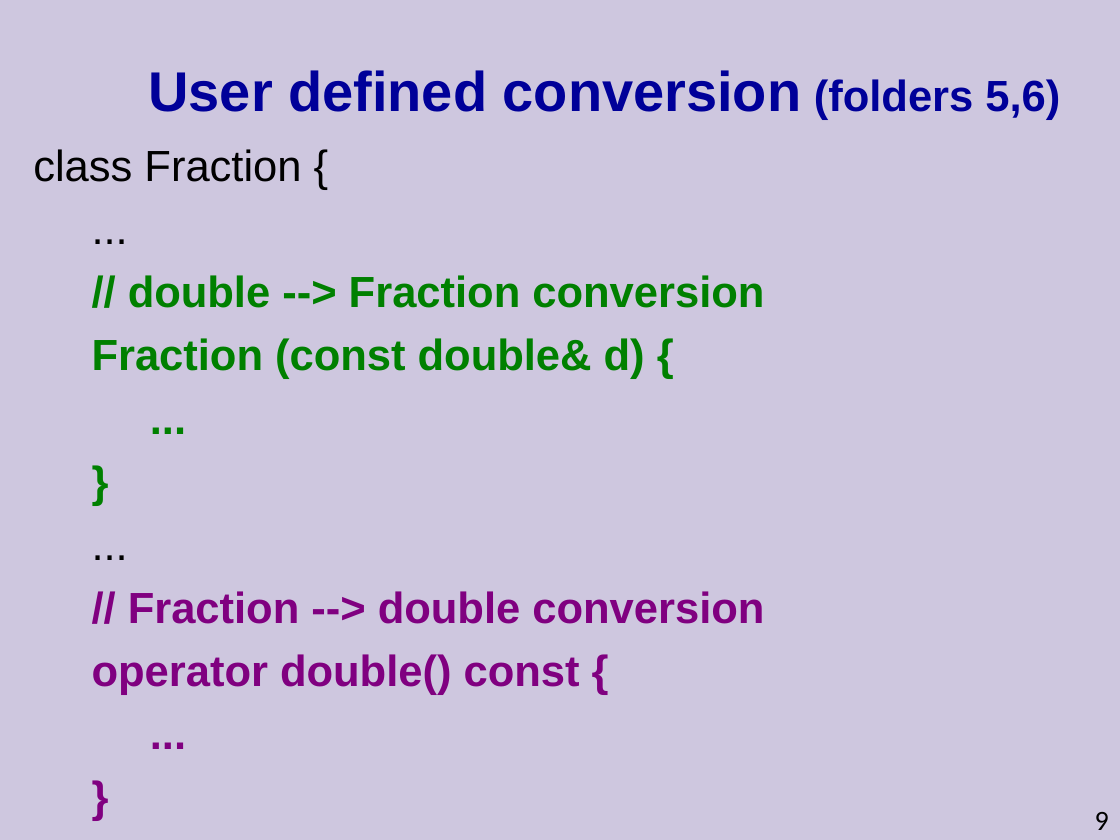
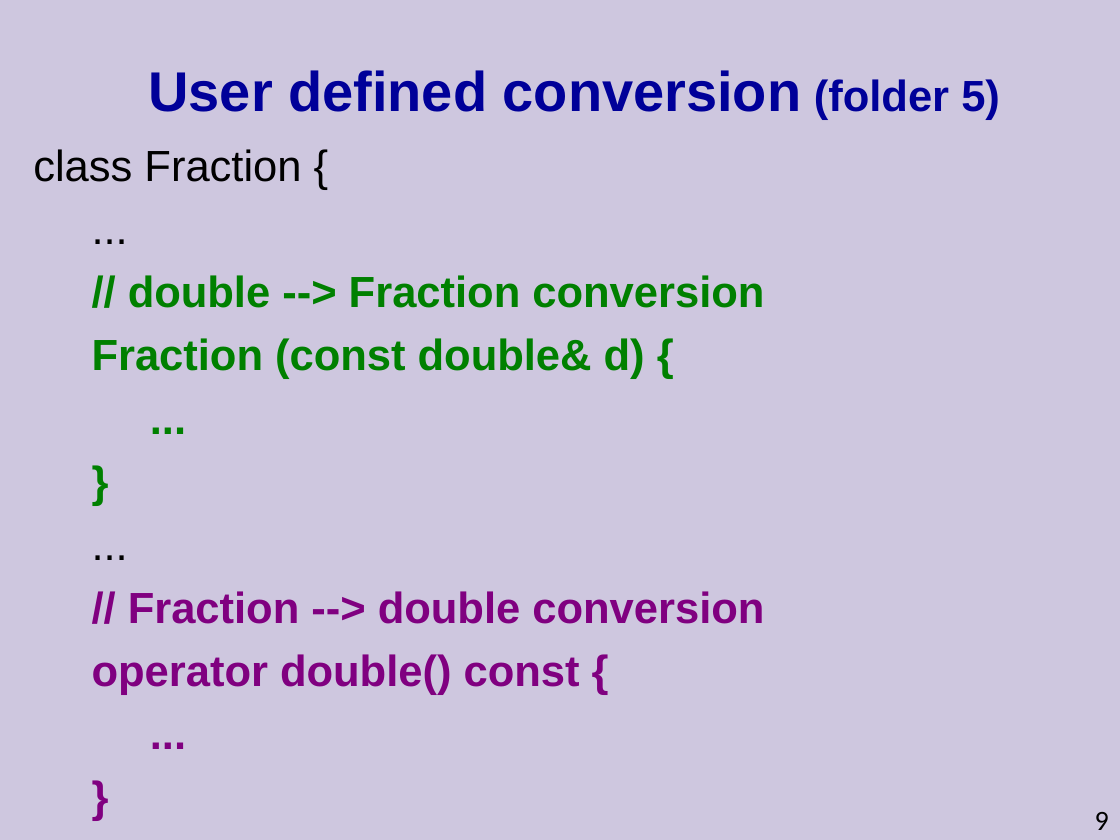
Before and after one commit to cpp-at-ariel/cpp-5781, a slide deck: slide 9 of 05-copy-convert/slides.odp. Drawn at 1120x840 pixels with LibreOffice and Linux fonts; fonts in the diff are those of the drawing. Boxes give left, top, right and bottom in pixels: in the first picture for what was removed or moved away, otherwise in the second. Text is boxed around its words. In the diff, an @@ line names an element or a change of style, - is before the commit and + after.

```diff
--- a/05-copy-convert/slides.odp
+++ b/05-copy-convert/slides.odp
@@ title at [148, 70, 1000, 120]: text changed @@
-User defined conversion (folders 5,6)
+User defined conversion (folder 5)
```
Also in this commit, not shown: 1 other slide changed, 3 other files.
